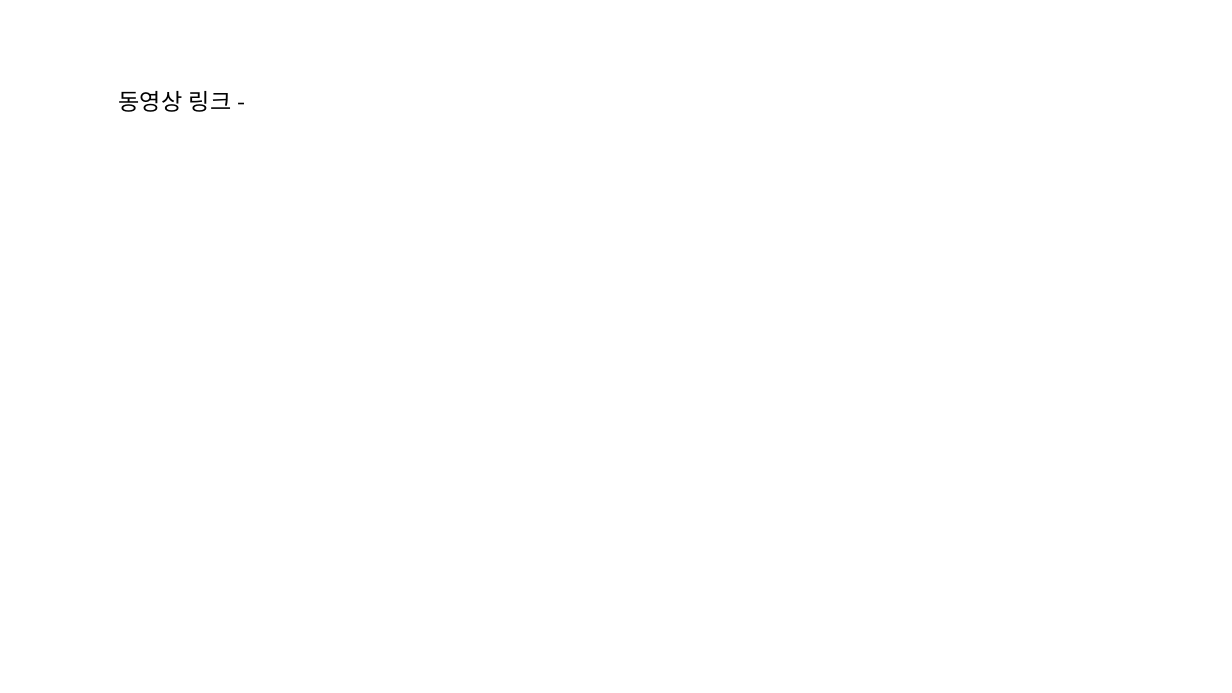
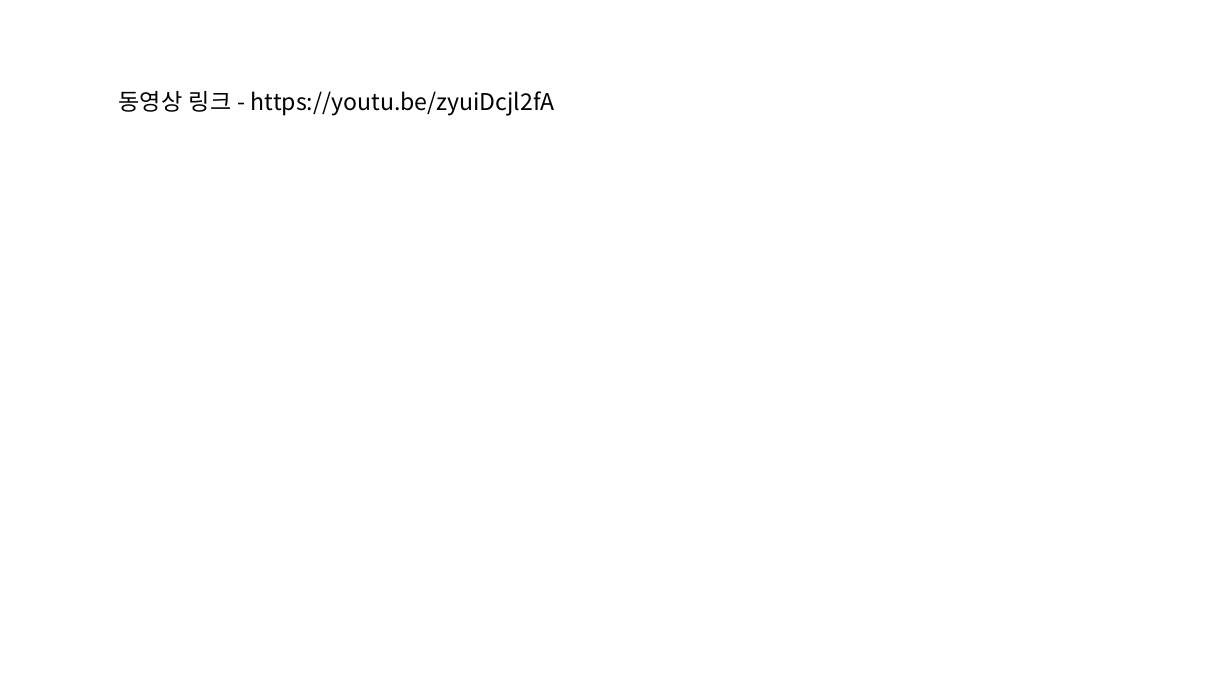
Before and after one commit to whayoung27/AI-Burning-Day_Result, a slide deck: slide 4 of [IOS][토비냥이][Auto Recorder - CSR을 활용한 녹취록 작성 모바일 어플리케이션]/doc/토비냥이_결과물.pptx. Drawn at 1232x693 pixels with LibreOffice and Linux fonts; fonts in the diff are those of the drawing. Boxes give left, top, right and bottom in pixels: in the first picture for what was removed or moved away, otherwise in the second. Text is boxed around its words. In the diff, an @@ line names an element or a change of style, - is before the commit and + after.

```diff
--- a/[IOS][토비냥이][Auto Recorder - CSR을 활용한 녹취록 작성 모바일 어플리케이션]/doc/토비냥이_결과물.pptx
+++ b/[IOS][토비냥이][Auto Recorder - CSR을 활용한 녹취록 작성 모바일 어플리케이션]/doc/토비냥이_결과물.pptx
@@ text at <box>119,91,555,115</box>: text changed @@
-동영상 링크 -
+동영상 링크 - https://youtu.be/zyuiDcjl2fA
```
